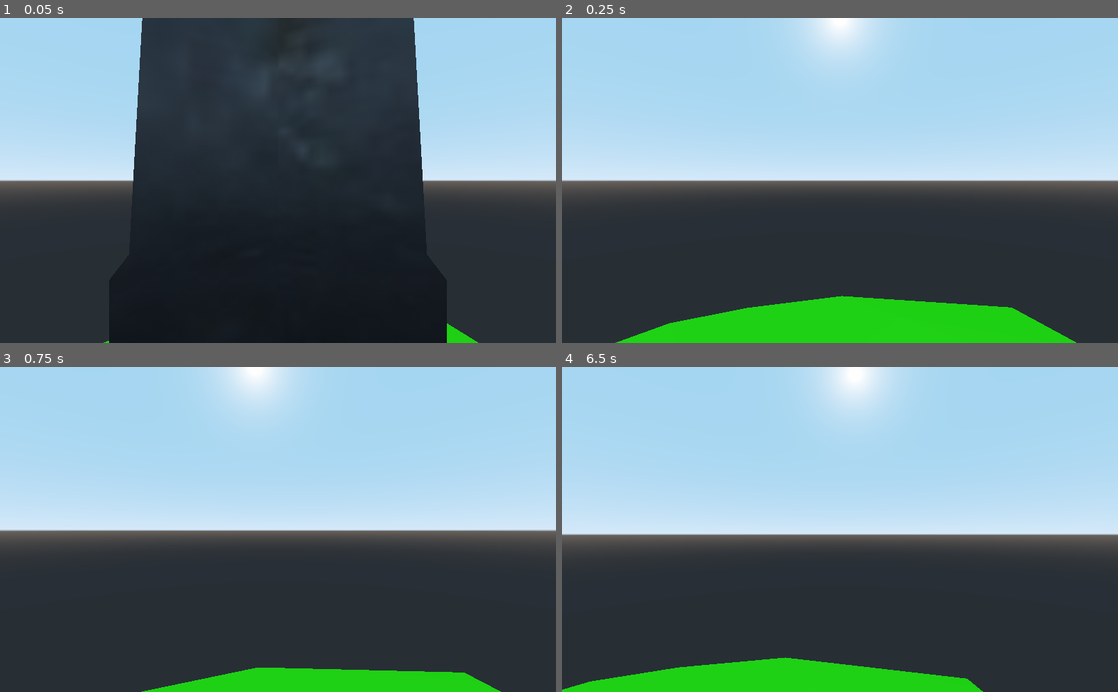
Above: before the commit, frames 1-4 (two rows, left to right).
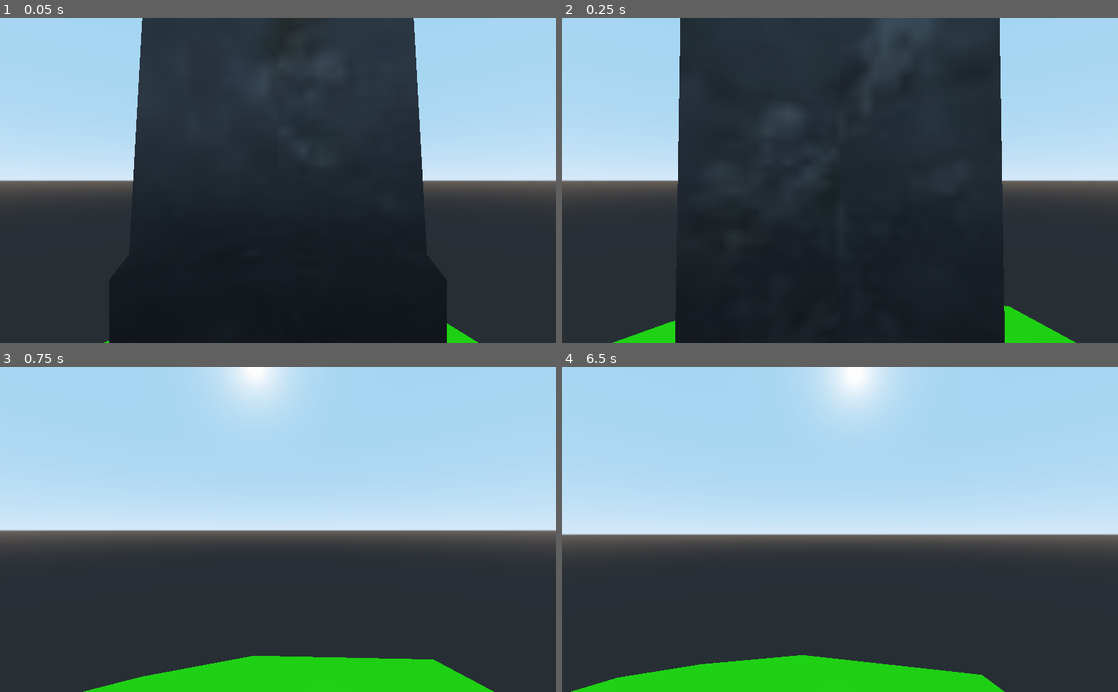
Above: after the commit, the same moments.

Repository: trian-gles/game-jam-dec-2021
Game: Godot game, scene res://Scenes/MainScene.tscn
Two runs of this game, one before a commit and one after it. Both use one fixed random seed, a clock stepped at 60 frames per second and the inputs below.
Inputs (mouse positions are in pixels of both pictures, inside the frame that each line leads up to):
- Up to frame 1 (0.05 s): no input
- Up to frame 2 (0.25 s): no input
- Up to frame 3 (0.75 s): move the mouse to (305, 529) at 0.52 s; hold W (move_forward) from 0.53 s (still down); click (305, 529) at 0.6 s
- Up to frame 4 (6.5 s): tap Space (jump) at 0.77, 1.52, 2, 3.02, 3.5, 3.77, 4.52, 5, 6.02 s; tap Enter at 1.25, 2.75, 4.25 s; move the mouse to (812, 529) at 1.27 s; click (812, 529) at 1.35 s; move the mouse to (851, 523) at 2.02 s; click (851, 523) at 2.1 s; move the mouse to (834, 536) at 2.77 s; click (834, 536) at 2.85 s; move the mouse to (878, 532) at 3.52 s; click (878, 532) at 3.6 s; move the mouse to (795, 526) at 4.27 s; click (795, 526) at 4.35 s; move the mouse to (845, 529) at 5.02 s; click (845, 529) at 5.1 s; move the mouse to (817, 523) at 5.77 s; release W (move_forward) at 5.78 s; hold D (move_right) from 5.78 s (still down); click (817, 523) at 5.85 s

Frame 1 is identical in both runs. In frame 2, 39% of the frame differs, in the area x 9-93%, y 0-100%; in frame 3, 2.4%; in frame 4, 0.9%.

Commit message:
less slope sliding

Diff:
--- a/Scenes/Player.gd
+++ b/Scenes/Player.gd
@@ -6,6 +6,7 @@
 export var jump_power = 30
 export var mouse_sensitivity = 0.1
 var last_checkpoint = null
+export var friction = 0.5
 
 var camera_x_rotation = 0
 
@@ -34,6 +35,8 @@
 		Input.set_mouse_mode(Input.MOUSE_MODE_CAPTURED)
 
 func _physics_process(delta):
+	var movement = false
+
 	var head_basis = head.global_transform.basis
 
 	var direction = Vector3()
@@ -42,13 +45,17 @@
 
 	if Input.is_action_pressed("move_forward"):
 		direction -= head_basis.z
+		movement = true
 	elif Input.is_action_pressed("move_back"):
 		direction += head_basis.z
+		movement = true
 
 	if Input.is_action_pressed("move_left"):
 		direction -= head_basis.x
+		movement = true
 	elif Input.is_action_pressed("move_right"):
 		direction += head_basis.x
+		movement = true
 
 	if Input.is_action_pressed("jump") and is_on_floor():
 		velocity.y += jump_power
@@ -56,8 +63,11 @@
 	direction = direction.normalized()
 
 	velocity = velocity.linear_interpolate(direction * speed, acceleration * delta)
-	velocity.y -= gravity
-	velocity = move_and_slide(velocity, Vector3.UP)
+	if not is_on_floor():
+		velocity.y -= gravity
+
+
+	velocity = move_and_slide(velocity, Vector3.UP, true)
 
 	if transform.origin.y < -20:
 		die()
